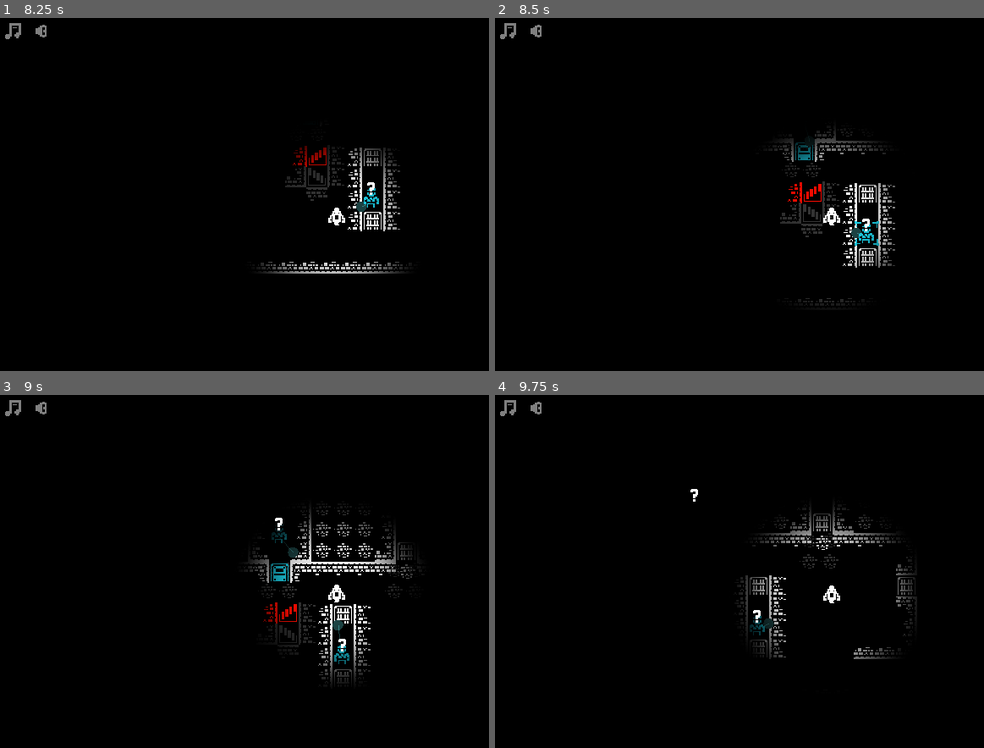
Above: before the commit, frames 1-4 (two rows, left to right).
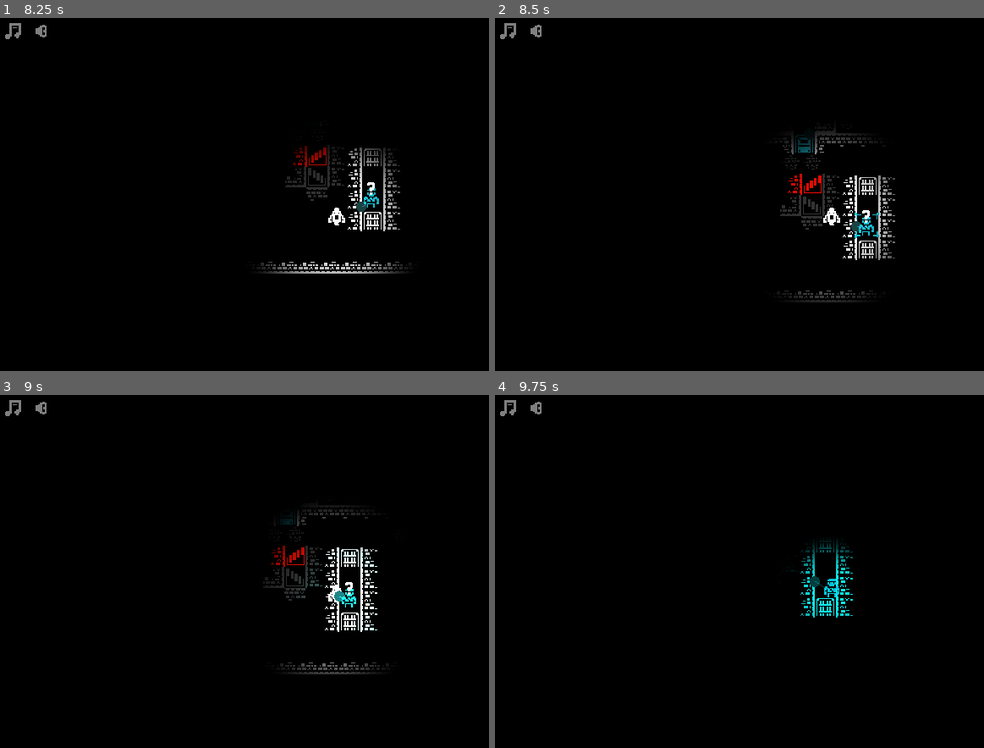
Above: after the commit, the same moments.

Repository: skarnl/miziziz-game-jam-2020
Game: Godot game, scene res://game/etage_3.tscn
Two runs of this game, one before a commit and one after it. Both use one fixed random seed, a clock stepped at 60 frames per second and the inputs below. This scene is started directly instead of the project's main scene. Sound files missing from this copy of the repository are replaced by a short silence.
Inputs (mouse positions are in pixels of both pictures, inside the frame that each line leads up to):
- Up to frame 1 (8.25 s): click (44, 32) at 0.5 s; click (14, 32) at 1.25 s; tap Enter at 2 s; hold Right (ui_right) 2.03-2.78 s; hold Space (attack) 2.03-2.78 s; hold Down (ui_down) 2.78-3.53 s; tap E (possess) every 1.5 s from 2.85 to 7.35 s; hold Right (ui_right) 3.53-4.28 s; hold Space (attack) 3.53-4.28 s; hold Up (ui_up) 4.28-5.03 s; hold Space (attack) 5.03-5.78 s; hold Left (ui_left) 5.03-6.53 s; tap R (restart) at 5.75 s; hold Down (ui_down) 6.53-7.28 s; hold Space (attack) 6.53-7.28 s; hold Right (ui_right) 7.28-8.03 s; hold Up (ui_up) from 8.03 s (still down); hold Space (attack) from 8.03 s (still down)
- Up to frame 2 (8.5 s): keep holding Up (ui_up); keep holding Space (attack)
- Up to frame 3 (9 s): release Up (ui_up) at 8.78 s; release Space (attack) at 8.78 s; hold Right (ui_right) from 8.78 s (still down); tap E (possess) at 8.85 s
- Up to frame 4 (9.75 s): release Right (ui_right) at 9.53 s; hold Down (ui_down) from 9.53 s (still down); hold Space (attack) from 9.53 s (still down)

Frame 1 is identical in both runs. In frame 2, 2.4% of the frame differs, in the area x 56-82%, y 31-82%; in frame 3, 3.8%, in the area x 50-86%, y 31-82%; in frame 4, 2.7%.

Commit message:
Update etage_3.tscn

Diff:
--- a/game/etage_3.tscn
+++ b/game/etage_3.tscn
@@ -23,8 +23,8 @@
 tile_set = ExtResource( 5 )
 cell_size = Vector2( 16, 16 )
 collision_bounce = 0.9
-collision_layer = 0
-collision_mask = 0
+collision_layer = 4
+collision_mask = 31
 format = 1
 tile_data = PoolIntArray( 65541, 3, 1, 131078, 3, 1, 262142, 3, 1, 262143, 3, 1, 196608, 0, 65537, 196609, 0, 65537, 19 …(3193 unchanged characters)…
 
